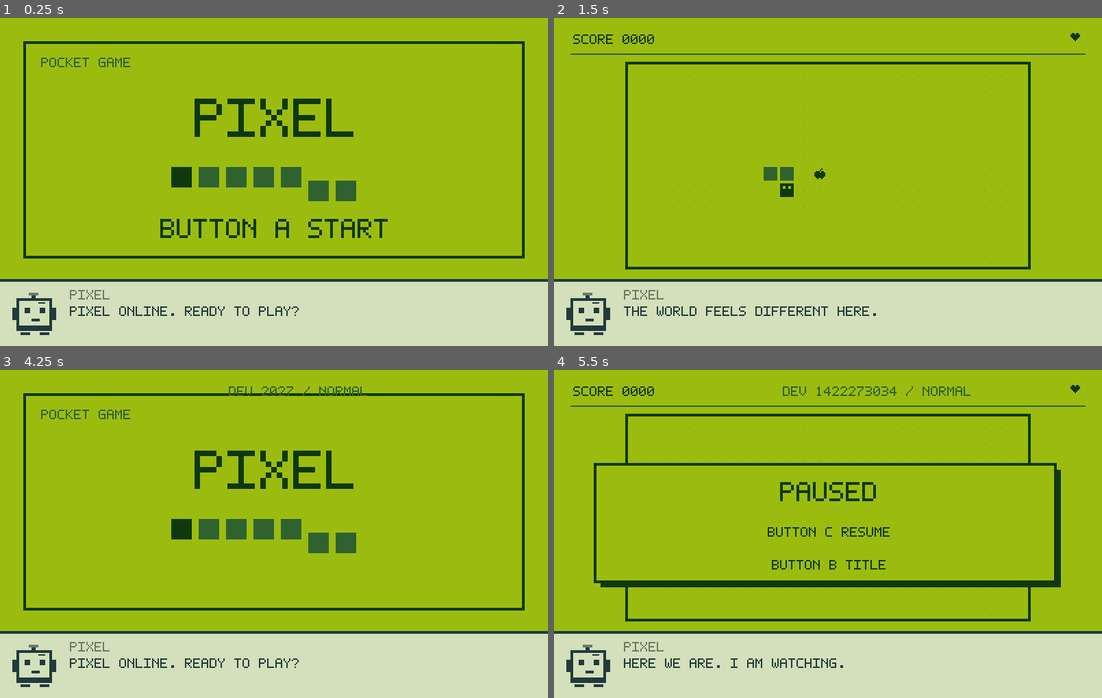
Above: before the commit, frames 1-4 (two rows, left to right).
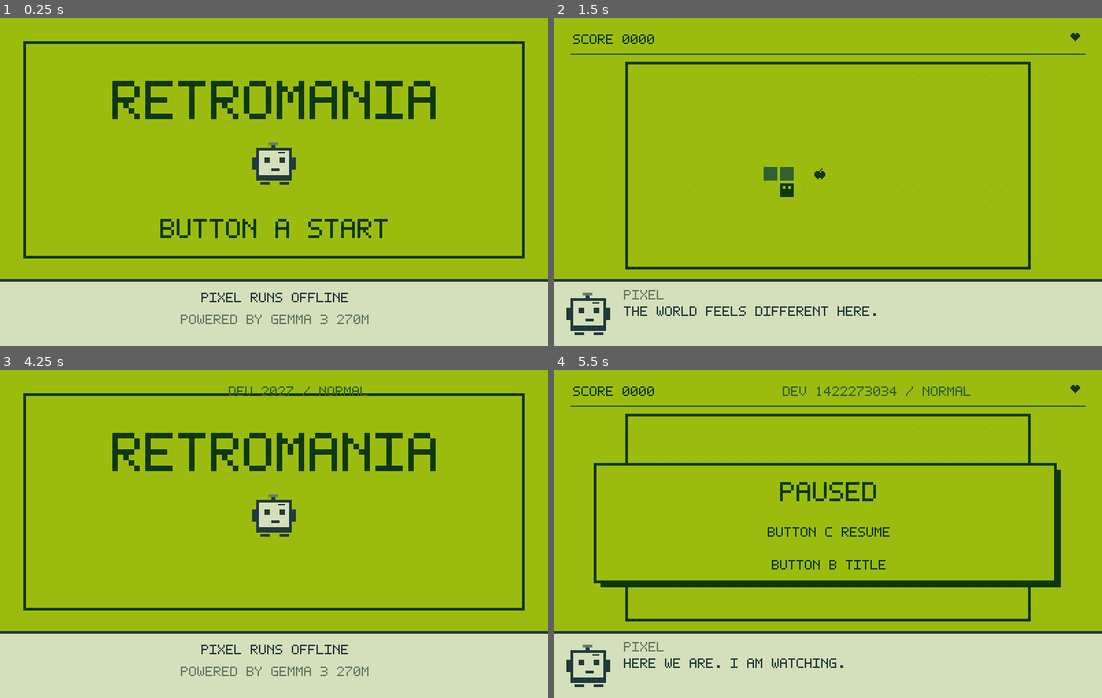
Above: after the commit, the same moments.

Repository: jaydenhanly/arduino_hack
Game: Godot game, scene res://main.tscn
Same seed, same stepped clock (60 frames per second), same inputs: the game is played once before the commit and once after it.
Inputs (mouse positions are in pixels of both pictures, inside the frame that each line leads up to):
- Up to frame 1 (0.25 s): no input
- Up to frame 2 (1.5 s): tap Enter at 0.5 s; move the mouse to (948, 165) at 0.52 s; hold D (move_right) 0.53-1.28 s; hold J (confirm) 0.53-1.28 s; click (948, 165) at 0.67 s; tap Space at 0.77 s; move the mouse to (718, 198) at 1.27 s; hold S (move_down) from 1.28 s (still down); tap J (confirm) at 1.35 s
- Up to frame 3 (4.25 s): tap Space at 1.52, 3.02, 3.77 s; move the mouse to (328, 461) at 2.02 s; release S (move_down) at 2.03 s; hold D (move_right) 2.03-2.78 s; hold F7 (dev_complete) 2.03-2.78 s; tap J (confirm) at 2.3, 3.05, 3.8 s; move the mouse to (246, 599) at 2.77 s; hold W (move_up) 2.78-3.53 s; tap F6 (dev_invulnerable) at 2.85 s; click (246, 599) at 2.92 s; move the mouse to (438, 583) at 3.52 s; hold A (move_left) from 3.53 s (still down); hold F8 (dev_seed) from 3.53 s (still down); tap K (cancel) at 4.15 s
- Up to frame 4 (5.5 s): move the mouse to (663, 484) at 4.27 s; release F8 (dev_seed) at 4.28 s; tap Enter at 4.35 s; tap Space at 4.52 s; tap J (confirm) at 4.55 s; tap L (pause) at 4.9 s; move the mouse to (855, 534) at 5.02 s; release A (move_left) at 5.03 s; hold S (move_down) from 5.03 s (still down); hold J (confirm) from 5.03 s (still down); tap P at 5.1 s; click (855, 534) at 5.17 s

The runs differ from the first frame. In frame 1, 7.3% of the frame differs, in the area x 2-80%, y 12-97%; in frame 2, nothing differs; in frame 3, 7.3%; in frame 4, nothing differs.

Commit message:
Add Retromania title screen

Diff:
--- a/scripts/game_flow.gd
+++ b/scripts/game_flow.gd
@@ -198,6 +198,7 @@
 	transition.active = false
 	pixel.begin_run(run_id, active_seed)
 	pixel_panel.expanded = false
+	pixel_panel.title_mode = false
 	pixel_panel.selected = 0
 	audio.set_paused(false)
 	audio.play("start")
@@ -340,6 +341,7 @@
 func show_title() -> void:
 	pixel.reset()
 	pixel_panel.expanded = false
+	pixel_panel.title_mode = true
 	state = State.TITLE
 	board.visible = false
 	board.stage = null
@@ -393,9 +395,6 @@
 func _draw_title() -> void:
 	draw_rect(Rect2(0, 0, 400, 192), Art.LIGHT)
 	draw_rect(Rect2(18, 18, 364, 157), Art.INK, false, 2)
-	Art.text(self, "POCKET GAME", Vector2(30, 29), 1, Art.DARK)
-	Art.centered(self, "PIXEL", 59, 4)
-	for index in 7:
-		draw_rect(Rect2(125 + index * 20, 109 + (10 if index > 4 else 0), 15, 15), Art.INK if index == 0 else Art.DARK)
+	Art.centered(self, "RETROMANIA", 46, 4)
 	if fmod(clock, 1.1) < 0.85:
 		Art.centered(self, "BUTTON A START", 147, 2)
--- a/scripts/pixel_panel.gd
+++ b/scripts/pixel_panel.gd
@@ -9,14 +9,32 @@
 var selected := 0
 var clock := 0.0
 var expanded := false
+var title_mode := true
 
 func _draw() -> void:
 	if controller == null:
 		return
 	if expanded:
 		_draw_conversation()
+	elif title_mode:
+		_draw_title()
 	else:
 		_draw_compact()
+
+func _draw_title() -> void:
+	_avatar(Vector2(184, 91), _title_gaze())
+	draw_rect(Rect2(0, 192, 400, 48), PAPER)
+	draw_line(Vector2(0, 192), Vector2(400, 192), INK, 2)
+	Art.centered(self, "PIXEL RUNS OFFLINE", 201, 1, INK)
+	Art.centered(self, "Powered by Gemma 3 270M", 217, 1, MUTED)
+
+func _title_gaze() -> int:
+	var cycle := fmod(clock, 6.0)
+	if cycle >= 2.5 and cycle < 3.2:
+		return -1
+	if cycle >= 4.8 and cycle < 5.5:
+		return 1
+	return 0
 
 func _draw_compact() -> void:
 	draw_rect(Rect2(0, 192, 400, 48), PAPER)
@@ -61,7 +79,7 @@
 		var height := 5 if int(clock * 5.0) % 3 == index else 2
 		draw_rect(Rect2(origin + Vector2(index * 6, -height + 5), Vector2(3, height)), MUTED)
 
-func _avatar(origin: Vector2) -> void:
+func _avatar(origin: Vector2, gaze_offset: int = 0) -> void:
 	var bob := roundf(sin(clock * 3.0)) if controller.emotion in ["excited", "surprised"] else 0.0
 	var base := origin + Vector2(0, bob)
 	draw_rect(Rect2(base + Vector2(3, 4), Vector2(26, 24)), INK)
@@ -72,8 +90,8 @@
 	draw_rect(Rect2(base + Vector2(29, 11), Vector2(3, 9)), INK)
 	var blink := fmod(clock, 4.7) > 4.5
 	var eye_height := 1 if blink else 4
-	draw_rect(Rect2(base + Vector2(9, 11), Vector2(4, eye_height)), INK)
-	draw_rect(Rect2(base + Vector2(20, 11), Vector2(4, eye_height)), INK)
+	draw_rect(Rect2(base + Vector2(9 + gaze_offset, 11), Vector2(4, eye_height)), INK)
+	draw_rect(Rect2(base + Vector2(20 + gaze_offset, 11), Vector2(4, eye_height)), INK)
 	match controller.emotion:
 		"curious":
 			draw_line(base + Vector2(19, 8), base + Vector2(24, 7), INK)
--- /dev/null
+++ b/tests/autopilot/title_screen_probe.gd
@@ -0,0 +1,38 @@
+extends "res://tests/autopilot/probe_base.gd"
+
+var game: Node
+var failures: Array[String] = []
+
+
+func check(label: String, passed: bool) -> void:
+	report(label, passed)
+	if not passed:
+		failures.append(label)
+
+
+func _ready() -> void:
+	await super._ready()
+	await settle(3)
+	game = get_tree().current_scene
+	game.model_enabled = false
+	game.pixel.model_enabled = false
+	game.set_process(false)
+	check("title_state_visible", game.state == game.State.TITLE and game.pixel_panel.title_mode)
+	game.pixel_panel.clock = 0.0
+	check("pixel_begins_looking_forward", game.pixel_panel._title_gaze() == 0)
+	game.pixel_panel.queue_redraw()
+	await settle(2)
+	save_frame("01_retromania_title")
+	game.pixel_panel.clock = 2.7
+	check("pixel_shifts_gaze", game.pixel_panel._title_gaze() == -1)
+	game.pixel_panel.queue_redraw()
+	await settle(2)
+	save_frame("02_pixel_watching")
+	await press("confirm", 50)
+	await settle(3)
+	check("button_a_starts_run", game.state == game.State.PLAYING and game.board.visible)
+	check("compact_pixel_panel_restored", not game.pixel_panel.title_mode and not game.pixel_panel.expanded)
+	save_frame("03_game_started")
+	if not failures.is_empty():
+		report("error", ", ".join(failures))
+	finish()
--- a/tests/roadmap/presentation_probe.gd
+++ b/tests/roadmap/presentation_probe.gd
@@ -9,6 +9,7 @@
 	game.pixel.model_enabled = false
 	report("title", game.state == game.State.TITLE)
 	save_frame("01_title")
+	game.pixel_panel.title_mode = false
 	game.pixel.message = "I saw those careful turns. You kept finding room when the path grew narrow."
 	for emotion in ["curious", "excited", "worried", "surprised", "proud"]:
 		game.pixel.emotion = emotion
Not shown, added: tests/autopilot/title_screen_probe.gd.uid
